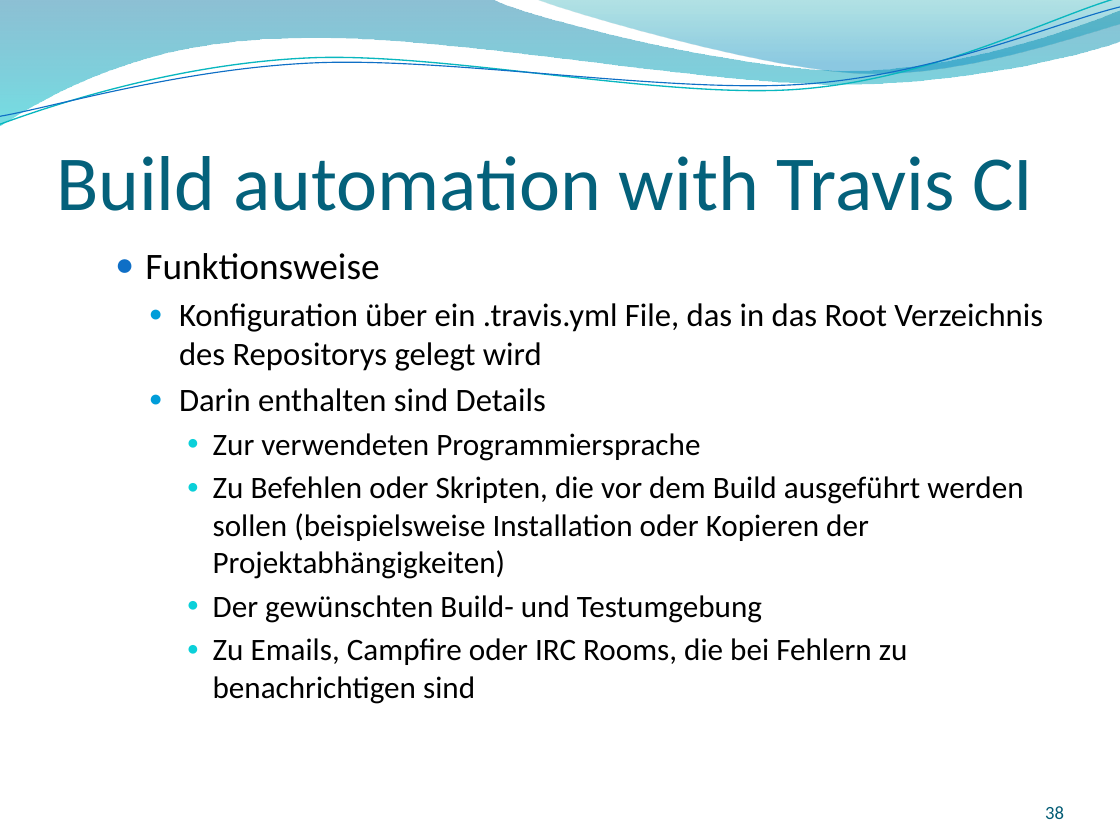
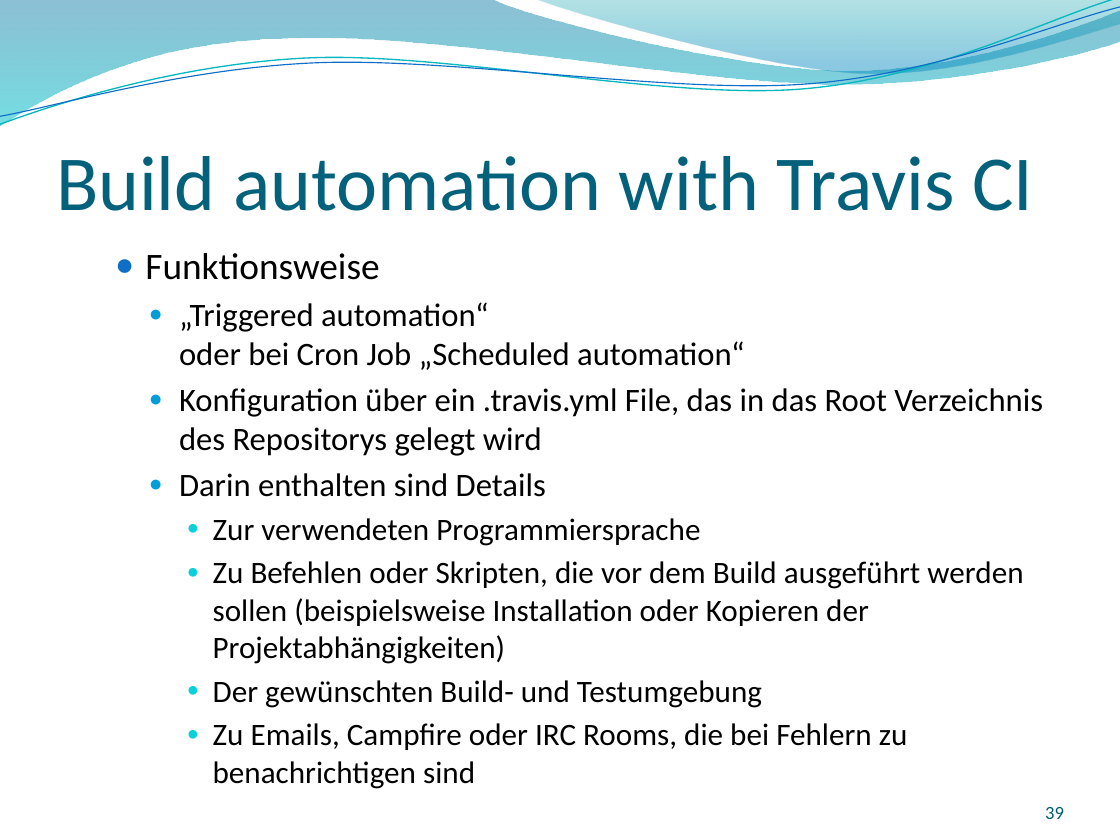
Before and after one commit to GitTyCat42/GITVortrag, a slide deck: slide 39 of SS2017_Git_2017-04-27_Nina-Stodolka_Johannes-Struzek.pptx (slide 38 before the commit). Drawn at 1120x840 pixels with LibreOffice and Linux fonts; fonts in the diff are those of the drawing; background and template pictures are left out. Boxes give left, top, right and bottom in pixels: in the first picture for what was removed or moved away, otherwise in the second. Text is boxed around its words. In the diff, an @@ line names an element or a change of style, - is before the commit and + after.

Commit message:
Build automation allgemeine Folie + Travix CI

```diff
--- a/SS2017_Git_2017-04-27_Nina-Stodolka_Johannes-Struzek.pptx
+++ b/SS2017_Git_2017-04-27_Nina-Stodolka_Johannes-Struzek.pptx
@@ text at (179,302,745,370): paragraph added @@
+    ● „Triggered automation“
+      oder bei Cron Job „Scheduled automation“
@@ page number at (1045,807,1064,819): text changed @@
-38
+39
```
Also in this commit, not shown: 1 other slide changed, 1 slide added.
